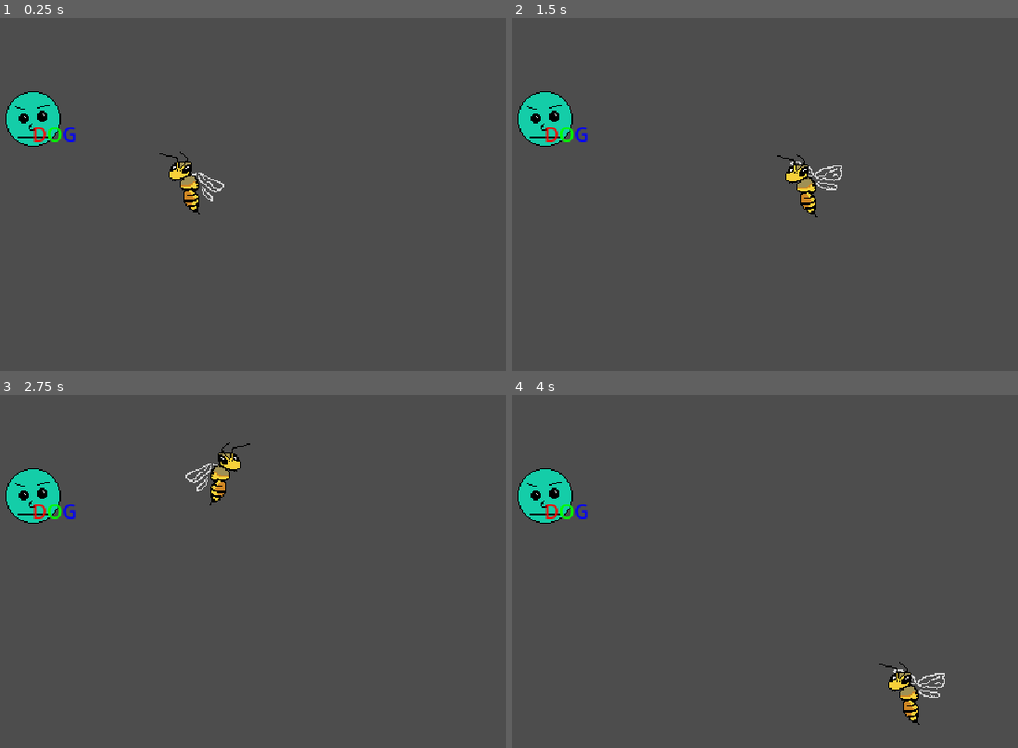
Above: before the commit, frames 1-4 (two rows, left to right).
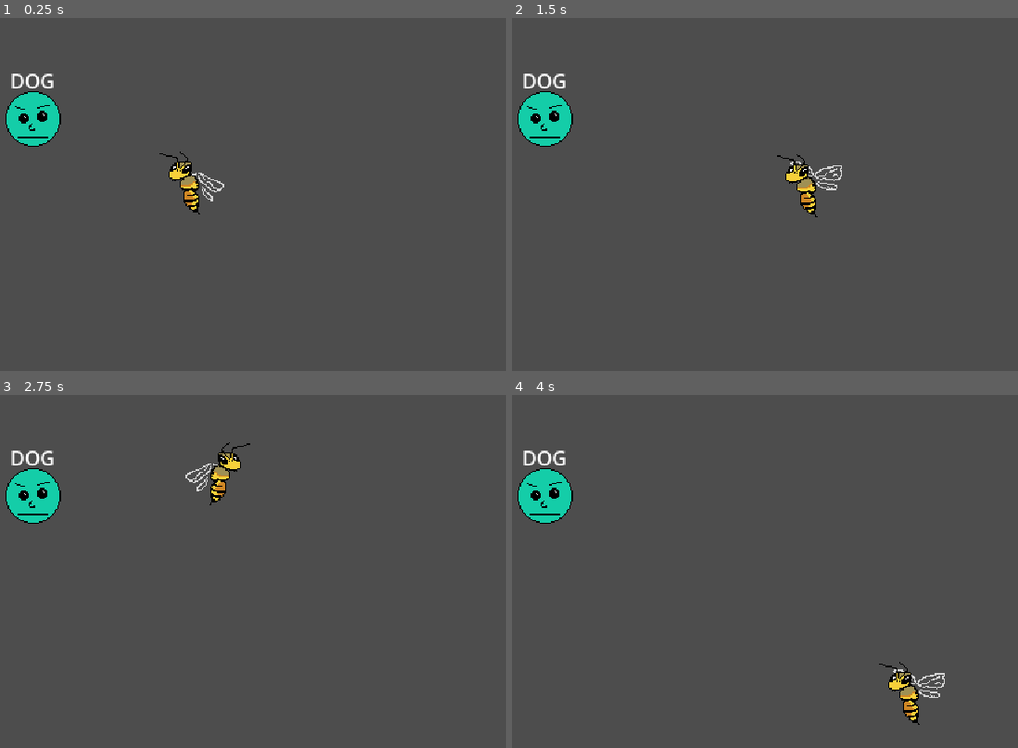
Above: after the commit, the same moments.

Repository: DireLines/spelling-bee
Game: Godot game, scene res://Main.tscn
The game is run twice, just before and just after one commit, with the same random seed, the same clock (stepped at 60 frames per second) and the same inputs.
Inputs (mouse positions are in pixels of both pictures, inside the frame that each line leads up to):
- Up to frame 1 (0.25 s): no input
- Up to frame 2 (1.5 s): tap Enter at 0.5 s; move the mouse to (830, 190) at 0.52 s; press the mouse at (830, 190) at 0.53 s; move the mouse to (517, 240) at 1.27 s; release the mouse at (517, 240) at 1.28 s; right-click (517, 240) at 1.35 s
- Up to frame 3 (2.75 s): move the mouse to (227, 486) at 2.02 s; press the mouse at (227, 486) at 2.03 s
- Up to frame 4 (4 s): move the mouse to (628, 691) at 2.77 s; release the mouse at (628, 691) at 2.78 s; right-click (628, 691) at 2.85 s; move the mouse to (891, 666) at 3.52 s; press the mouse at (891, 666) at 3.53 s

The runs differ from the first frame. In frame 1, 0.4% of the frame differs, in the area x 2-16%, y 15-36%; in frame 2, 0.4%; in frame 3, 0.4%; in frame 4, 0.4%.

Commit message:
use set_text for letter colors

Diff:
--- a/Prefabs/enemy.tscn
+++ b/Prefabs/enemy.tscn
@@ -20,8 +20,10 @@
 hframes = 3
 
 [node name="Word" type="RichTextLabel" parent="."]
-offset_right = 40.0
-offset_bottom = 40.0
+offset_left = -45.0
+offset_top = -43.0
+offset_right = 46.0
+offset_bottom = -3.0
 bbcode_enabled = true
 
 [node name="Area2D" type="Area2D" parent="."]
--- a/Scripts/Enemy.gd
+++ b/Scripts/Enemy.gd
@@ -8,25 +8,13 @@
 func _ready():
 	area_2d.connect("body_entered", Callable(self, "_on_body_entered"))
 	set_killphrase("dog")
-	#area_2d.connect("body_exited", Callable(self, "_on_body_exited"))
 
 func set_killphrase(phrase):
 	killphrase = phrase.to_upper()
 	hit_letters = []
 	for letter in killphrase:
 		hit_letters.append(false)
-	set_text(killphrase, [Color.RED, Color.GREEN, Color.BLUE])
-
-func set_text(word: String, colors: Array[Color]):
-	assert(word.length() == colors.size(), "word length and colors length must match.")
-	var text = ""
-	for i in range(word.length()):
-		var color = colors[i].to_html()
-		var char = word[i]
-		text += "[color=%s]%s" % [color, char]
-
-	get_node("Word").text = text
-
+	refresh_killphrase_display()
 
 func _on_body_entered(body):
 	var label = body.get_node_or_null("Letter")
@@ -61,8 +49,30 @@
 		return # letter already hit
 	hit_letters[index] = true
 	#TODO play bullet sfx and stuff
+	refresh_killphrase_display()
 	for hit in hit_letters:
 		if !hit:
 			return # not all letters hit yet
 	#TODO play death sfx and stuff
 	queue_free()
+
+func refresh_killphrase_display():
+	var unhit_color = Color.WHITE
+	var hit_color = Color.INDIAN_RED
+	var colors = []
+	for hit in hit_letters:
+		if hit:
+			colors.append(hit_color)
+		else:
+			colors.append(unhit_color)
+	print(colors)
+	set_text(killphrase,colors)
+
+func set_text(word: String, colors):
+	assert(word.length() == colors.size(), "word length and colors length must match.")
+	var text = "[center]"
+	for i in range(word.length()):
+		var color = colors[i].to_html()
+		var ch = word[i]
+		text += "[color=%s]%s" % [color, ch]
+	get_node("Word").text = text
